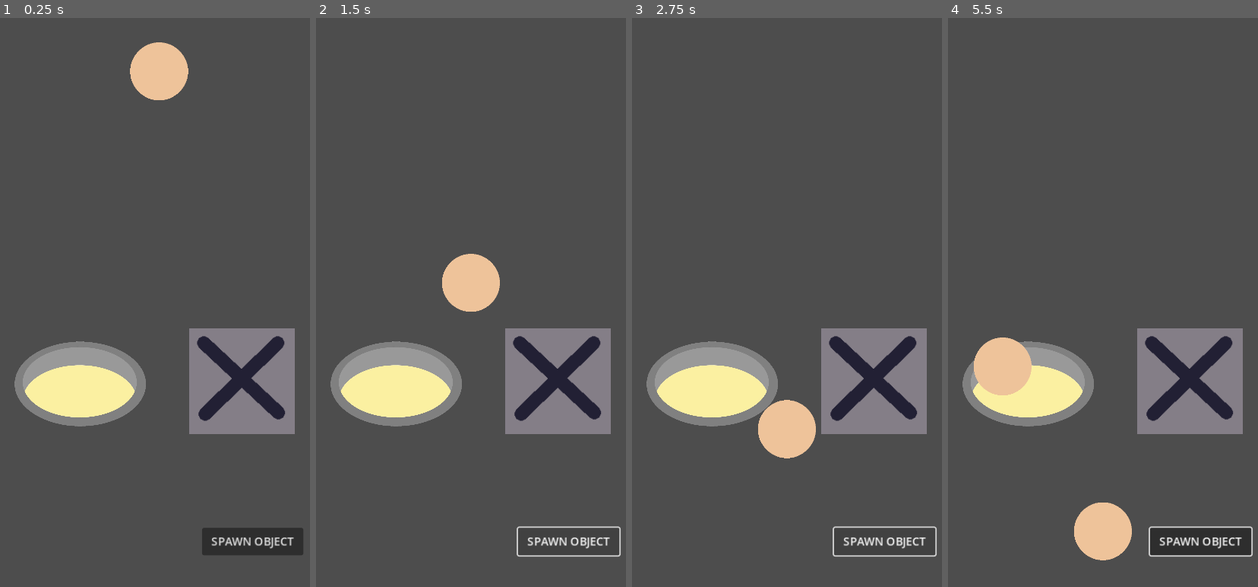
Above: before the commit, frames 1-4 (left to right).
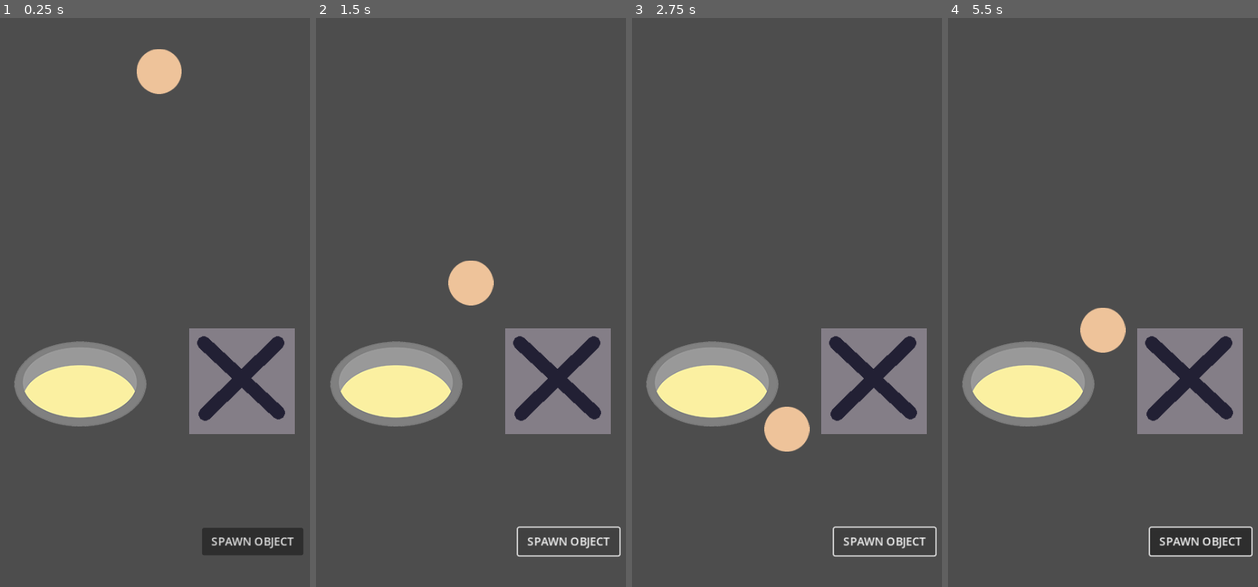
Above: after the commit, the same moments.

Repository: nathrmendoza/isv-godot-v2
Game: Godot game, scene res://scenes/level_debug.tscn
Same seed, same stepped clock (60 frames per second), same inputs: the game is played once before the commit and once after it.
Inputs (mouse positions are in pixels of both pictures, inside the frame that each line leads up to):
- Up to frame 1 (0.25 s): no input
- Up to frame 2 (1.5 s): click "SPAWN OBJECT" at 0.5 s; click "SPAWN OBJECT" at 1.25 s
- Up to frame 3 (2.75 s): click "SPAWN OBJECT" at 2 s
- Up to frame 4 (5.5 s): drag from (1028, 376) to (1189, 382) at 2.77 s; tap Enter at 3.5 s; drag from (1214, 376) to (1028, 376) at 3.52 s; move the mouse to (1103, 427) at 4.27 s; press the mouse at (1103, 427) at 4.28 s; release the mouse at (1103, 427) at 5 s; tap Space at 5 s; drag from (1127, 285) to (1028, 376) at 5.02 s

The runs differ from the first frame. In frame 1, 0.7% of the frame differs, in the area x 4-61%, y 4-72%; in frame 2, 0.7%; in frame 3, 0.7%; in frame 4, 4.0%, in the area x 4-60%, y 50-96%.

Commit message:
updates 09/21/2024: stove

Diff:
--- a/scenes/obj_ingredient.tscn
+++ b/scenes/obj_ingredient.tscn
@@ -24,10 +24,10 @@
 }]
 
 [sub_resource type="CircleShape2D" id="CircleShape2D_2xsmm"]
-radius = 41.7732
+radius = 32.0
 
 [sub_resource type="RectangleShape2D" id="RectangleShape2D_s7vqb"]
-size = Vector2(84, 84)
+size = Vector2(64, 64)
 
 [node name="ObjIngredient" type="RigidBody2D" groups=["ingredients"]]
 z_index = 1
@@ -38,7 +38,6 @@
 script = ExtResource("1_n7a4u")
 
 [node name="AnimatedSprite2D" type="AnimatedSprite2D" parent="."]
-scale = Vector2(0.55, 0.55)
 sprite_frames = SubResource("SpriteFrames_ecpfl")
 animation = &"raw"
 
--- a/scenes/obj_stove.tscn
+++ b/scenes/obj_stove.tscn
@@ -56,9 +56,8 @@
 script = ExtResource("1_815hk")
 
 [node name="AnimatedSprite2D" type="AnimatedSprite2D" parent="."]
-scale = Vector2(0.2, 0.2)
 sprite_frames = SubResource("SpriteFrames_x37j2")
-frame_progress = 0.495441
+frame_progress = 0.92191
 
 [node name="Area2D" type="Area2D" parent="."]
 
@@ -68,32 +67,24 @@
 [node name="ParentMask" type="Sprite2D" parent="."]
 clip_children = 1
 position = Vector2(-5.68434e-14, -6)
-scale = Vector2(0.2, 0.2)
 texture = ExtResource("11_h36gh")
 
 [node name="Position1" type="Marker2D" parent="ParentMask"]
-position = Vector2(-225, 30)
-scale = Vector2(5, 5)
+position = Vector2(-45, 1)
 
 [node name="Position2" type="Marker2D" parent="ParentMask"]
-position = Vector2(2.84217e-13, 30)
-scale = Vector2(5, 5)
 
 [node name="Position3" type="Marker2D" parent="ParentMask"]
-position = Vector2(225, 30)
-scale = Vector2(5, 5)
+position = Vector2(45, 0)
 
 [node name="Position4" type="Marker2D" parent="ParentMask"]
-position = Vector2(-225, 180)
-scale = Vector2(5, 5)
+position = Vector2(-45, 35)
 
 [node name="Position5" type="Marker2D" parent="ParentMask"]
-position = Vector2(2.84217e-13, 180)
-scale = Vector2(5, 5)
+position = Vector2(0, 35)
 
 [node name="Position6" type="Marker2D" parent="ParentMask"]
-position = Vector2(225, 180)
-scale = Vector2(5, 5)
+position = Vector2(45, 35)
 
 [connection signal="body_entered" from="Area2D" to="." method="_on_area_2d_body_entered"]
 [connection signal="body_exited" from="Area2D" to="." method="_on_area_2d_body_exited"]
--- a/scripts/bhv_ingredient.gd
+++ b/scripts/bhv_ingredient.gd
@@ -1,7 +1,7 @@
 extends RigidBody2D
 
 #ingredient specific properties
-@export_range(1, 15, 1) var cook_timer: int = 3
+@export_range(1, 15, 1) var cook_timer: int = 10
 
 @onready var animated_sprite: AnimatedSprite2D = $AnimatedSprite2D
 @onready var collision_body: CollisionShape2D = $CollisionShape2D
@@ -94,6 +94,8 @@
 		draggable = false
 		global_position = cooking_position
 		set_deferred('freeze', true)
+		#disable collider masks (this ensures ingredients don't bump with each other)
+		set_collision_mask_value(1, false)
 		hide()
 
 func finish_cooking():
@@ -103,6 +105,10 @@
 	animated_sprite.animation = 'cooked'
 	freeze = false
 	_tween_pop_off('right')
+
+	#reset collisions
+	await get_tree().create_timer(2.0).timeout
+	set_collision_mask_value(1, true)
 
 #getting texture from animation (single frame only)
 func get_anim_texture(state: String) -> Texture2D:
--- a/scripts/bhv_stove.gd
+++ b/scripts/bhv_stove.gd
@@ -20,11 +20,26 @@
 @onready var sprite_parent: Sprite2D = $ParentMask
 @onready var animated_sprite: AnimatedSprite2D = $AnimatedSprite2D
 
+var timer: float = 0.0
+var cook_time_tally: float = 0.0
+
 # Called when the node enters the scene tree for the first time.
 func _ready() -> void:
 	cooking_slots = [null, null, null, null, null, null]
 	cooking_sprites = [null, null, null, null, null, null]
 	cooking_tweens = [null, null, null, null, null, null]
+
+#this ensures stove animations are running until there's no ingredient left
+func _physics_process(delta: float) -> void:
+	#run timer
+	if cook_time_tally > 0.0:
+		timer += delta
+	if timer > cook_time_tally:
+		animated_sprite.stop()
+		animated_sprite.animation = 'default'
+		timer = 0.0
+		cook_time_tally = 0.0
+
 
 func can_accept_ingredient() -> bool:
 	return cooking_slots.count(null) > 0
@@ -37,12 +52,17 @@
 	var slot = get_available_slot()
 	if slot == -1: return false
 
+	#reset colliding body reference
+	colliding_body_ref = null
+
 	cooking_slots[slot] = ingredient
 	ingredient.start_cooking(cooking_positions[slot].global_position)
 
 	#change stove animation
-	animated_sprite.animation = 'cooking'
-	animated_sprite.play()
+	cook_time_tally = timer + ingredient.cook_timer
+	if animated_sprite.animation != 'cooking':
+		animated_sprite.animation = 'cooking'
+		animated_sprite.play()
 
 	#instantiate ingredient sprite
 	var sprite = Sprite2D.new()
@@ -67,7 +87,6 @@
 
 #stove finished cooking
 func finish_cooking(slot: int):
-	animated_sprite.animation = 'default'
 	var ingredient = cooking_slots[slot]
 
 	#clear slots
@@ -85,7 +104,7 @@
 		colliding_body_ref = colliding_body
 
 func _on_area_2d_body_exited(colliding_body: Node2D) -> void:
-	if colliding_body_ref == colliding_body:
+	if colliding_body_ref and colliding_body_ref == colliding_body:
 		colliding_body_ref = null
 
 func _on_area_2d_input_event(viewport: Node, event: InputEvent, shape_idx: int) -> void:
Binary file changed: sprites/stove/spr_clip_mask.png
Binary file changed: sprites/stove/spr_stove_cooking_1.png
Binary file changed: sprites/stove/spr_stove_cooking_2.png
Binary file changed: sprites/stove/spr_stove_cooking_3.png
Binary file changed: sprites/stove/spr_stove_cooking_4.png
Binary file changed: sprites/stove/spr_stove_cooking_5.png
Binary file changed: sprites/stove/spr_stove_cooking_6.png
Binary file changed: sprites/stove/spr_stove_cooking_7.png
Binary file changed: sprites/stove/spr_stove_cooking_8.png
Binary file changed: sprites/stove/spr_stove_default.png
Binary file changed: sprites/test_sprite.png
Binary file changed: sprites/test_sprite_alt.png
